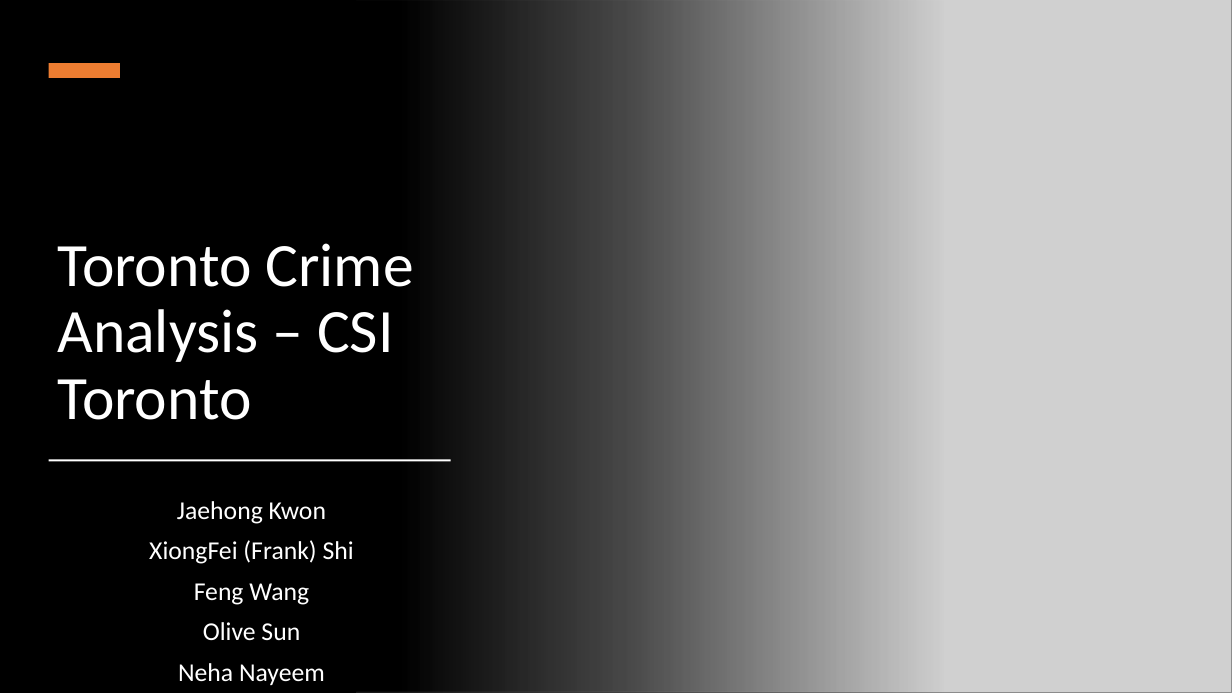
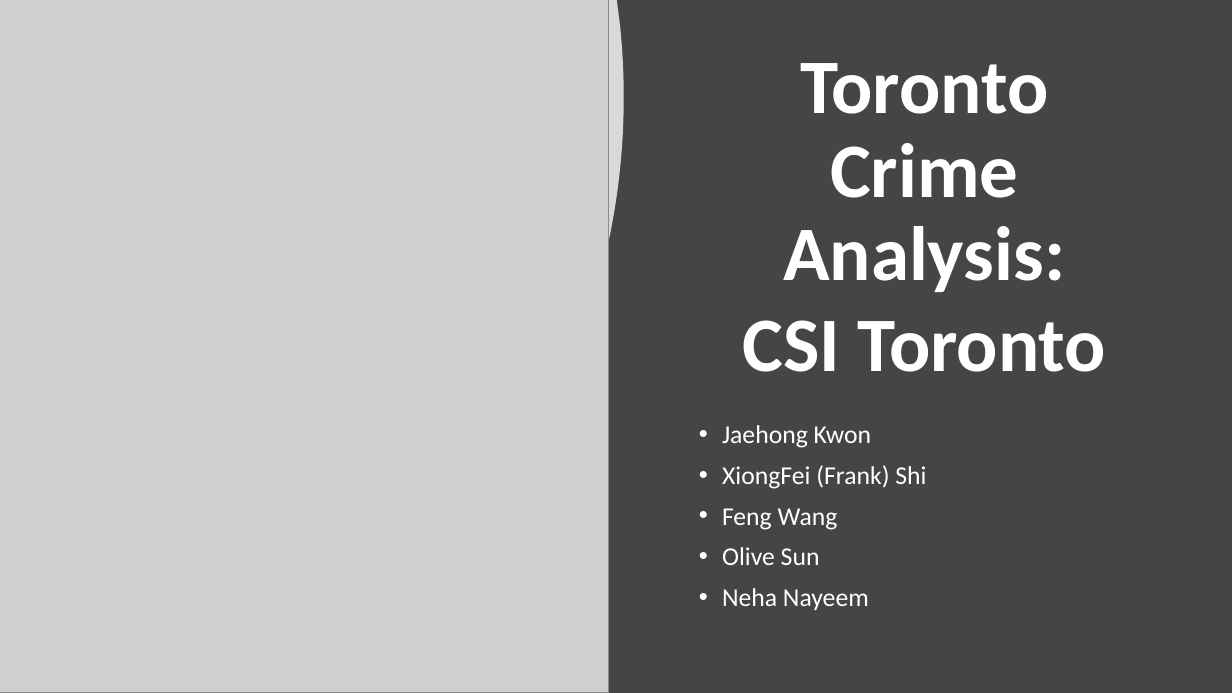
Before and after one commit to neha-nayeem/Project-01, a slide deck: slide 1 of Presentation - Project 01.pptx. Drawn at 1232x693 pixels with LibreOffice and Linux fonts; fonts in the diff are those of the drawing; grey boxes stand for pictures. Boxes give left, top, right and bottom in pixels: in the first picture for what was removed or moved away, otherwise in the second. Text is boxed around its words. In the diff, an @@ line names an element or a change of style, - is before the commit and + after.

```diff
--- a/Presentation - Project 01.pptx
+++ b/Presentation - Project 01.pptx
@@ background #000000 to #454545 @@
@@ rectangle removed at (0,0,944,693) @@
@@ freeform shape added at (0,0,624,693), fill #FFFFFF at 80% opacity @@
@@ picture added at (0,0,609,693) @@
@@ picture removed at (356,0,1232,693) @@
@@ rectangle removed at (49,63,120,78) @@
@@ text at (743,63,1107,372): text changed; size 48 to 60 pt; bold on @@
-Toronto Crime Analysis – CSI Toronto
+Toronto Crime Analysis:
+CSI Toronto
@@ text "Jaehong Kwon": place and size @@
-text "Jaehong Kwon" at (149,501,354,685)
+text "Jaehong Kwon" at (722,425,926,610)
@@ text "Jaehong Kwon" at (722,425,926,610): alignment centre to left; bullet none to • @@
@@ rectangle removed at (49,459,451,461) @@
```
Also in this commit, not shown: 17 other slides changed.
